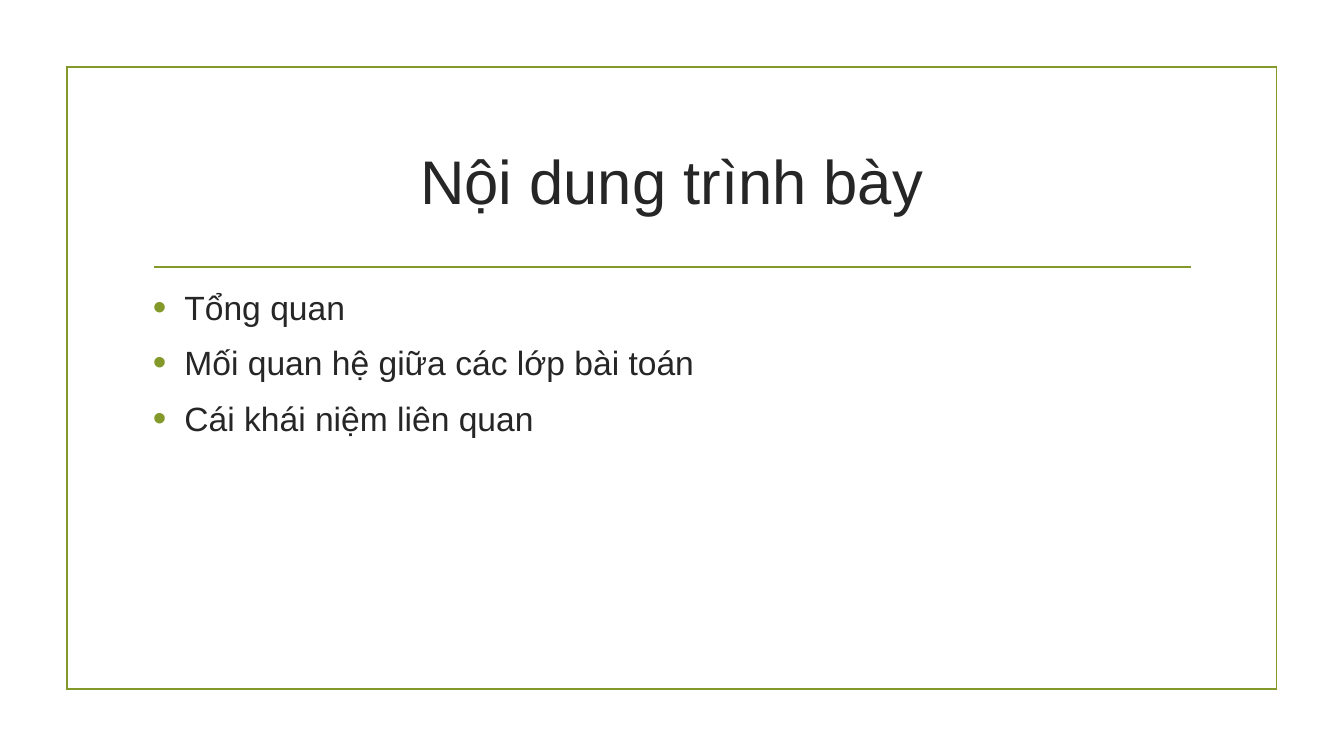
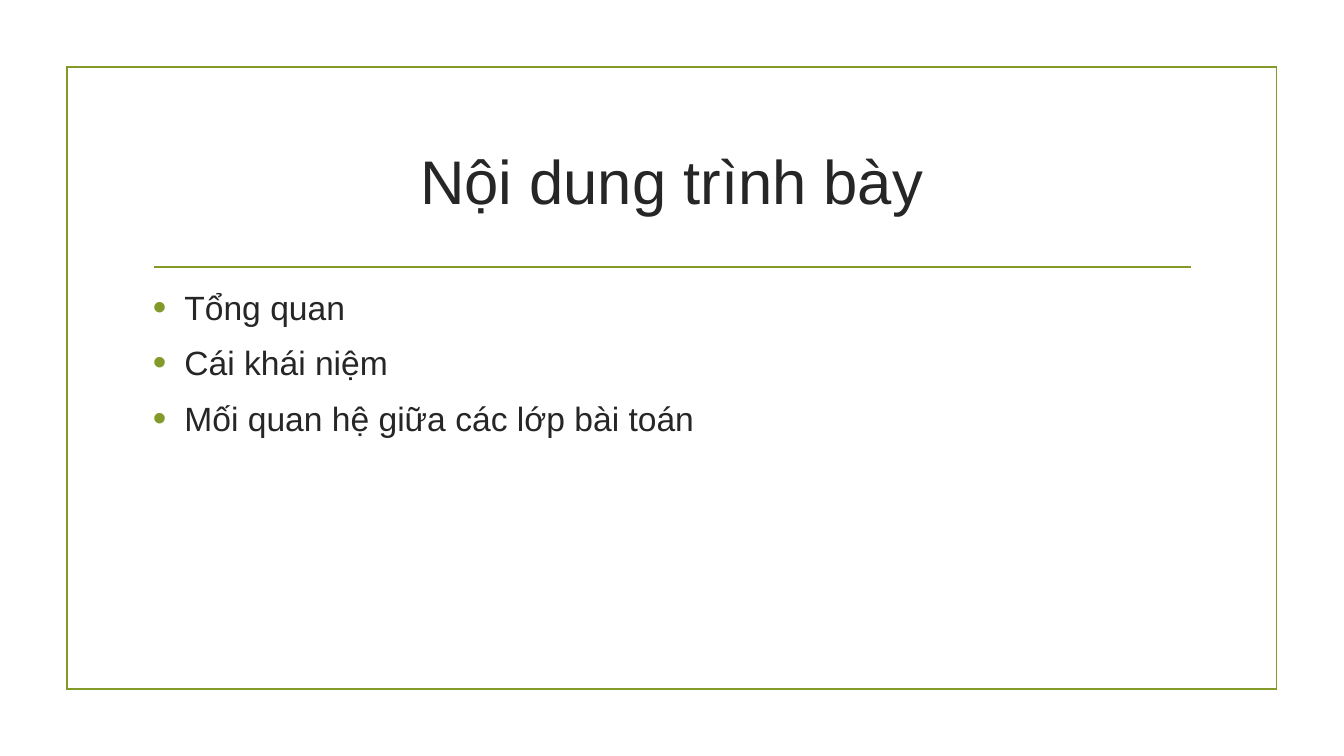
Before and after one commit to hungnguyen0606/PvsNP, a slide deck: slide 2 of Báo cáo đồ án cuối kì.pptx. Drawn at 1344x756 pixels with LibreOffice and Linux fonts; fonts in the diff are those of the drawing; background and template pictures are left out. Boxes give left, top, right and bottom in pixels: in the first picture for what was removed or moved away, otherwise in the second. Text is boxed around its words. In the diff, an @@ line names an element or a change of style, - is before the commit and + after.

```diff
--- a/Báo cáo đồ án cuối kì.pptx
+++ b/Báo cáo đồ án cuối kì.pptx
@@ text at (x1=184, y1=350, x2=388, y2=380): paragraph added @@
+• Cái khái niệm
@@ text at (x1=184, y1=406, x2=534, y2=438): paragraph removed @@
-• Cái khái niệm liên quan
```
Also in this commit, not shown: 19 other slides changed, 3 slides added, 1 other file.
